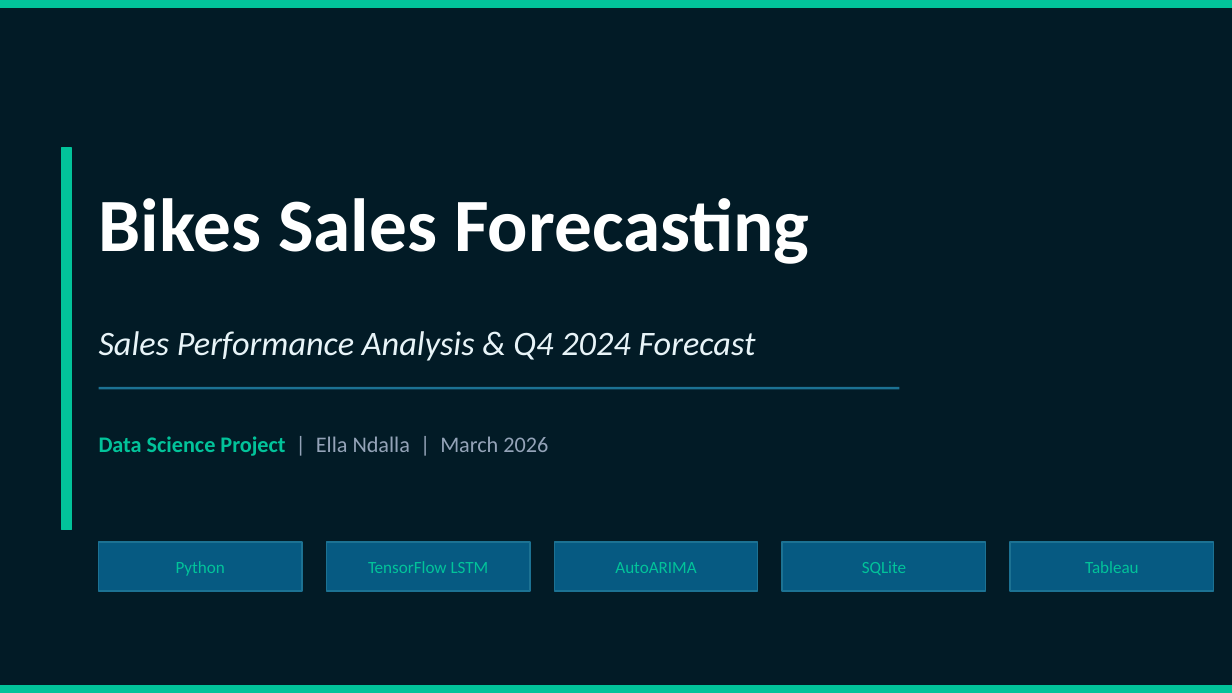
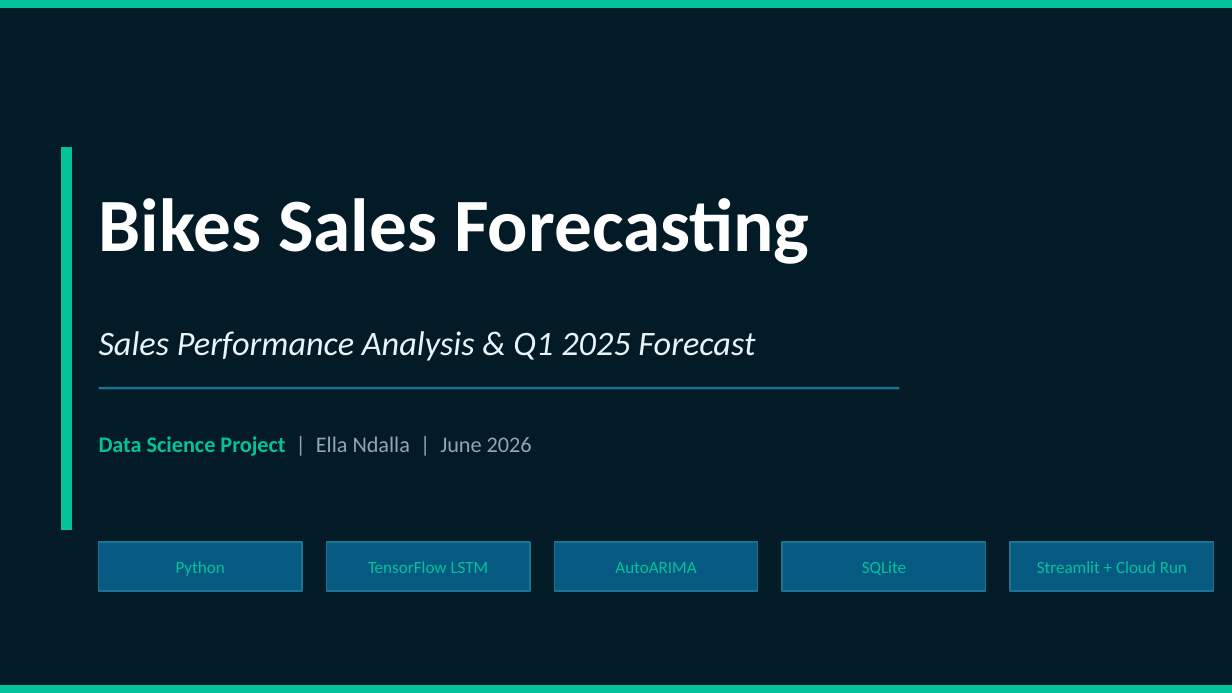
Before and after one commit to EllaN12/Bikes_forecast, a slide deck: slide 1 of Bikes_Sales_Forecast_Presentation.pptx. Drawn at 1232x693 pixels with LibreOffice and Linux fonts; fonts in the diff are those of the drawing. Boxes give left, top, right and bottom in pixels: in the first picture for what was removed or moved away, otherwise in the second. Text is boxed around its words. In the diff, an @@ line names an element or a change of style, - is before the commit and + after.

```diff
--- a/Bikes_Sales_Forecast_Presentation.pptx
+++ b/Bikes_Sales_Forecast_Presentation.pptx
@@ text at [99, 331, 755, 361]: text changed @@
-Sales Performance Analysis & Q4 2024 Forecast
+Sales Performance Analysis & Q1 2025 Forecast
@@ text at [99, 436, 532, 456]: text changed @@
-Data Science Project | Ella Ndalla | March 2026
+Data Science Project | Ella Ndalla | June 2026
@@ text at [1037, 561, 1187, 573]: text changed @@
-Tableau
+Streamlit + Cloud Run
```
Also in this commit, not shown: 7 other slides changed.
